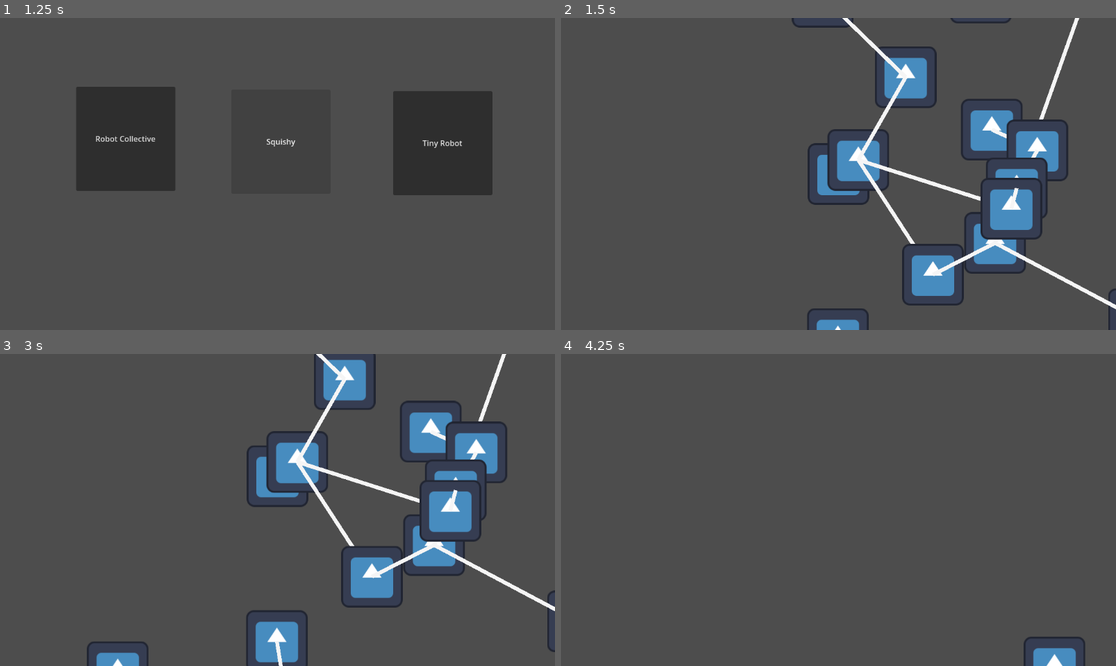
Above: before the commit, frames 1-4 (two rows, left to right).
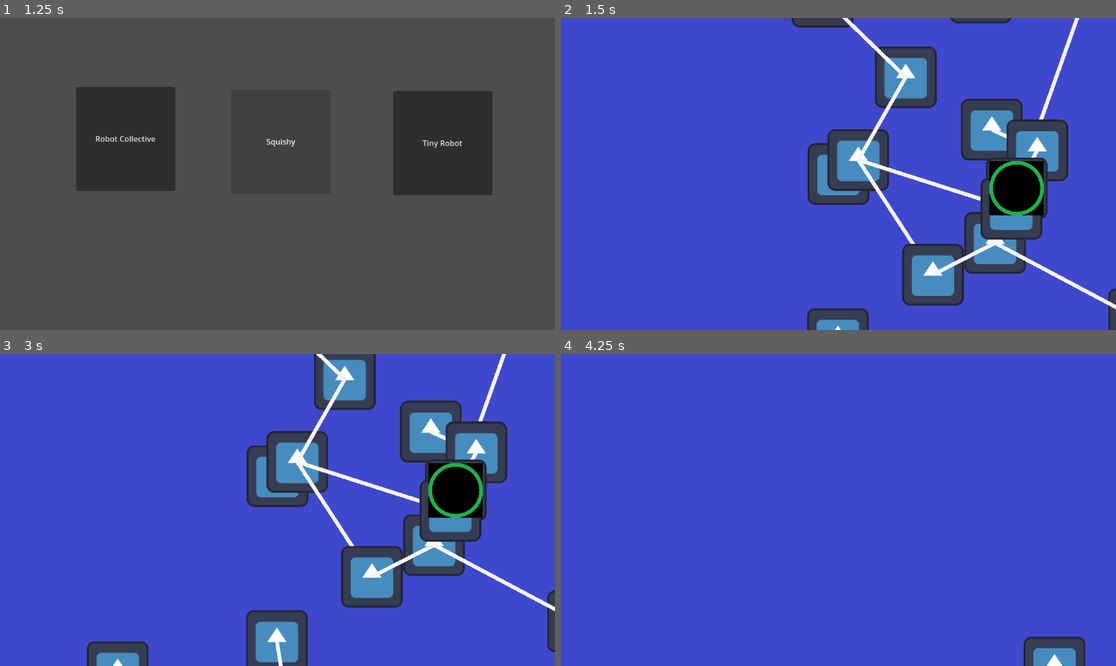
Above: after the commit, the same moments.

Repository: Jimmy-Jazz-x/StarGame
Game: Godot game, scene res://UI/MainMenu.tscn
Two runs of this game, one before a commit and one after it. Both use one fixed random seed, a clock stepped at 60 frames per second and the inputs below. The engine's default icon, where the game draws it, is replaced by a stand-in: a white triangle on a blue panel in a dark square.
Inputs (mouse positions are in pixels of both pictures, inside the frame that each line leads up to):
- Up to frame 1 (1.25 s): click (277, 183) at 0.5 s
- Up to frame 2 (1.5 s): click "Robot Collective" at 1.25 s
- Up to frame 3 (3 s): tap Enter (ui_accept) at 2, 2.1, 2.27, 2.57, 2.75 s; move the mouse to (399, 494) at 2.02 s; move the mouse to (166, 525) at 2.77 s; tap Down (CamDown) at 2.85 s
- Up to frame 4 (4.25 s): tap Enter (ui_accept) at 3.02, 3.05, 3.32, 3.5, 3.8 s; move the mouse to (894, 441) at 3.52 s; hold Left (CamLeft) from 3.53 s (still down)

Frame 1 is identical in both runs. In frame 2, 84% of the frame differs, in the area x 0-100%, y 0-100%; in frame 3, 83%; in frame 4, 99%.

Commit message:
Player added

Diff:
--- a/Gameplay/Map.gd
+++ b/Gameplay/Map.gd
@@ -4,6 +4,7 @@
 var Star2 = preload("res://SingleStar.tscn")
 var Star3 = preload("res://SingleStar.tscn")
 var Warpline = preload("res://Gameplay/warp_line.tscn")
+var Player = preload("res://Gameplay/player_body_2d.tscn")
 # Called when the node enters the scene tree for the first time.
 func _ready():
 	var Number_of_Stars = rng.randi_range(45,80)
@@ -33,6 +34,7 @@
 			TheStar.position = Vector2(pX,pY-250)
 			TheStar.set_meta("IndexNum",i)
 			TheStar.set_meta("StarName",str(randi()))
+			TheStar.set_mass(10000000.00)
 			$StarMapArea.add_child(TheStar)
 			i = i + 1
 
@@ -77,24 +79,24 @@
 				#draw_line(child.position,closest1c.position,Color.WHITE,80)
 				if rdi >=1 :
 					var newWarp = Warpline.instantiate()
-					newWarp.set_meta("StarLink1",closest1c.get_meta("StarName"))
-					newWarp.set_meta("StarLink2",child.get_meta("StarName"))
+					newWarp.set_meta("StarLink1",closest1c.name)
+					newWarp.set_meta("StarLink2",child.name)
 					newWarp.set_meta("StarVector1",closest1c.position)
 					newWarp.set_meta("StarVector2",child.position)
 					child.add_child(newWarp)
 					newWarp.draw
 				if rdi >=2 :
 					var newWarp = Warpline.instantiate()
-					newWarp.set_meta("StarLink1",closest2c.get_meta("StarName"))
-					newWarp.set_meta("StarLink2",child.get_meta("StarName"))
+					newWarp.set_meta("StarLink1",closest2c.name)
+					newWarp.set_meta("StarLink2",child.name)
 					newWarp.set_meta("StarVector1",closest2c.position)
 					newWarp.set_meta("StarVector2",child.position)
 					child.add_child(newWarp)
 					newWarp.draw
 				if rdi >=3 :
 					var newWarp = Warpline.instantiate()
-					newWarp.set_meta("StarLink1",closest3c.get_meta("StarName"))
-					newWarp.set_meta("StarLink2",child.get_meta("StarName"))
+					newWarp.set_meta("StarLink1",closest3c.name)
+					newWarp.set_meta("StarLink2",child.name)
 					newWarp.set_meta("StarVector1",closest3c.position)
 					newWarp.set_meta("StarVector2",child.position)
 					child.add_child(newWarp)
@@ -112,7 +114,7 @@
 	#Draw Line starting at Planet 1 going to Planet 2
 
 
-
+	Spawn_Player()
 
 	pass # Replace with function body.
 
@@ -122,3 +124,21 @@
 
 func _draw() -> void:
 	pass
+
+func Spawn_Player():
+	var NewPlayer = Player.instantiate()
+	$PlayerMapArea.add_child(NewPlayer)
+	NewPlayer.Spawn($StarMapArea.get_child(40))
+	pass
+
+
+
+
+
+
+func _on_tick_timeout():
+
+	print("Tick")
+	for Players in $PlayerMapArea.get_children():
+		Players.Update()
+	pass # Replace with function body.
--- a/Gameplay/Map.tscn
+++ b/Gameplay/Map.tscn
@@ -8068,7 +8068,6 @@
 scale = Vector2(0.000520833, 0.000520833)
 
 [node name="TextureRect" type="TextureRect" parent="SpaceMap"]
-visible = false
 show_behind_parent = true
 z_index = -50
 offset_left = -3.0
@@ -8078,4 +8077,12 @@
 texture = ExtResource("2_5ap4q")
 expand_mode = 2
 
+[node name="PlayerMapArea" type="Node2D" parent="."]
+
 [node name="StarMapArea" type="Node2D" parent="."]
+
+[node name="Tick" type="Timer" parent="."]
+wait_time = 5.0
+autostart = true
+
+[connection signal="timeout" from="Tick" to="." method="_on_tick_timeout"]
--- /dev/null
+++ b/Gameplay/ResourceBank.gd
@@ -0,0 +1,22 @@
+extends Control
+
+
+# Called when the node enters the scene tree for the first time.
+func _ready():
+	pass # Replace with function body.
+
+
+
+func get_Resource():
+	#return resouce Value
+	pass
+
+func set_Resouce():
+	#add to Resouce
+	pass
+
+
+
+# Called every frame. 'delta' is the elapsed time since the previous frame.
+func _process(delta):
+	pass
--- /dev/null
+++ b/Gameplay/player_body_2d.gd
@@ -0,0 +1,76 @@
+extends CharacterBody2D
+
+
+#const SPEED = 300.0
+#const JUMP_VELOCITY = -400.0
+
+## Get the gravity from the project settings to be synced with RigidBody nodes.
+#var gravity = ProjectSettings.get_setting("physics/2d/default_gravity")
+
+
+func Spawn(Location):
+	#Put the player at the spwn location
+	position = Location.position
+	set_meta("StarName",Location.name)
+	pass
+
+func Upgrade():
+	#Change Player stats
+	pass
+
+func attempt_Spread():
+	#Check all linked nodes and compute spread chance
+	for links in get_node(get_meta("StarName")).get_children():
+		print(links.name)
+		#for each child in star
+		#get only the warps
+		# get the starts from the warps
+		#Check if Spread is Possible
+		#If possible Roll for spread
+		#if Spread then Call Spread
+	#Next for
+	pass
+
+func Spread(Desitination):
+	#once Spread is scessful then actually spread by making a copy of the planet
+	pass
+
+func Update():
+	print(name + ":Updating Now")
+
+	pass
+
+
+
+
+
+
+
+
+
+
+
+
+
+
+
+
+func _physics_process(delta):
+	pass
+	## Add the gravity.
+	#if not is_on_floor():
+		#velocity.y += gravity * delta
+#
+	## Handle jump.
+	#if Input.is_action_just_pressed("ui_accept") and is_on_floor():
+		#velocity.y = JUMP_VELOCITY
+#
+	## Get the input direction and handle the movement/deceleration.
+	## As good practice, you should replace UI actions with custom gameplay actions.
+	#var direction = Input.get_axis("ui_left", "ui_right")
+	#if direction:
+		#velocity.x = direction * SPEED
+	#else:
+		#velocity.x = move_toward(velocity.x, 0, SPEED)
+#
+	#move_and_slide()
--- /dev/null
+++ b/Gameplay/player_body_2d.tscn
@@ -0,0 +1,18 @@
+[gd_scene load_steps=4 format=3 uid="uid://dkkrnvsws1m71"]
+
+[ext_resource type="Script" path="res://Gameplay/player_body_2d.gd" id="1_jofxs"]
+[ext_resource type="Texture2D" uid="uid://dm1eaqkvdaupy" path="res://Textures/Player.png" id="1_nhf3l"]
+
+[sub_resource type="CircleShape2D" id="CircleShape2D_wlxqt"]
+radius = 60.0
+
+[node name="PlayerBody2d" type="CharacterBody2D"]
+script = ExtResource("1_jofxs")
+metadata/StarName = ""
+
+[node name="CollisionShape2D" type="CollisionShape2D" parent="."]
+shape = SubResource("CircleShape2D_wlxqt")
+
+[node name="Sprite2D" type="Sprite2D" parent="."]
+z_index = 5
+texture = ExtResource("1_nhf3l")
--- /dev/null
+++ b/Gameplay/resource_bank.tscn
@@ -0,0 +1,12 @@
+[gd_scene load_steps=2 format=3 uid="uid://frxr22m6gyx8"]
+
+[ext_resource type="Script" path="res://Gameplay/ResourceBank.gd" id="1_pdcwr"]
+
+[node name="ResourceBank" type="Control"]
+layout_mode = 3
+anchors_preset = 15
+anchor_right = 1.0
+anchor_bottom = 1.0
+grow_horizontal = 2
+grow_vertical = 2
+script = ExtResource("1_pdcwr")
--- a/Gameplay/warp_line.gd
+++ b/Gameplay/warp_line.gd
@@ -14,3 +14,10 @@
 func _draw():
 	draw_line(Vector2(0,0),(get_meta("StarVector1") - get_meta("StarVector2")),Color.WHITE_SMOKE,8)
 	pass
+
+func get_link1():
+	return get_meta("StarLink1")
+
+
+func get_link2():
+	return get_meta("StarLink2")
--- a/SingleStar.gd
+++ b/SingleStar.gd
@@ -29,10 +29,17 @@
 
 func _on_area_2d_body_entered(body):
 	print("OVERLAPPING!")
-	position = position + Vector2(randf_range(5,50),randf_range(5,50))
+	#position = position + Vector2(randf_range(5,50),randf_range(5,50))
 	pass # Replace with function body.
 
 
 func _on_area_2d_body_exited(body):
 	print("overlappgone")
 	pass # Replace with function body.
+
+func set_mass(Mass):
+	set_meta("Mass",float(Mass))
+	pass
+
+func get_mass():
+	return get_meta("Mass")
--- a/SingleStar.tscn
+++ b/SingleStar.tscn
@@ -11,6 +11,7 @@
 script = ExtResource("2_5l1w7")
 metadata/IndexNum = 0
 metadata/StarName = ""
+metadata/Mass = 0.0
 
 [node name="TextureRect" type="TextureRect" parent="."]
 offset_left = -63.0
Binary file added: Textures/Player.png
Not shown, added: Textures/Player.png.import
